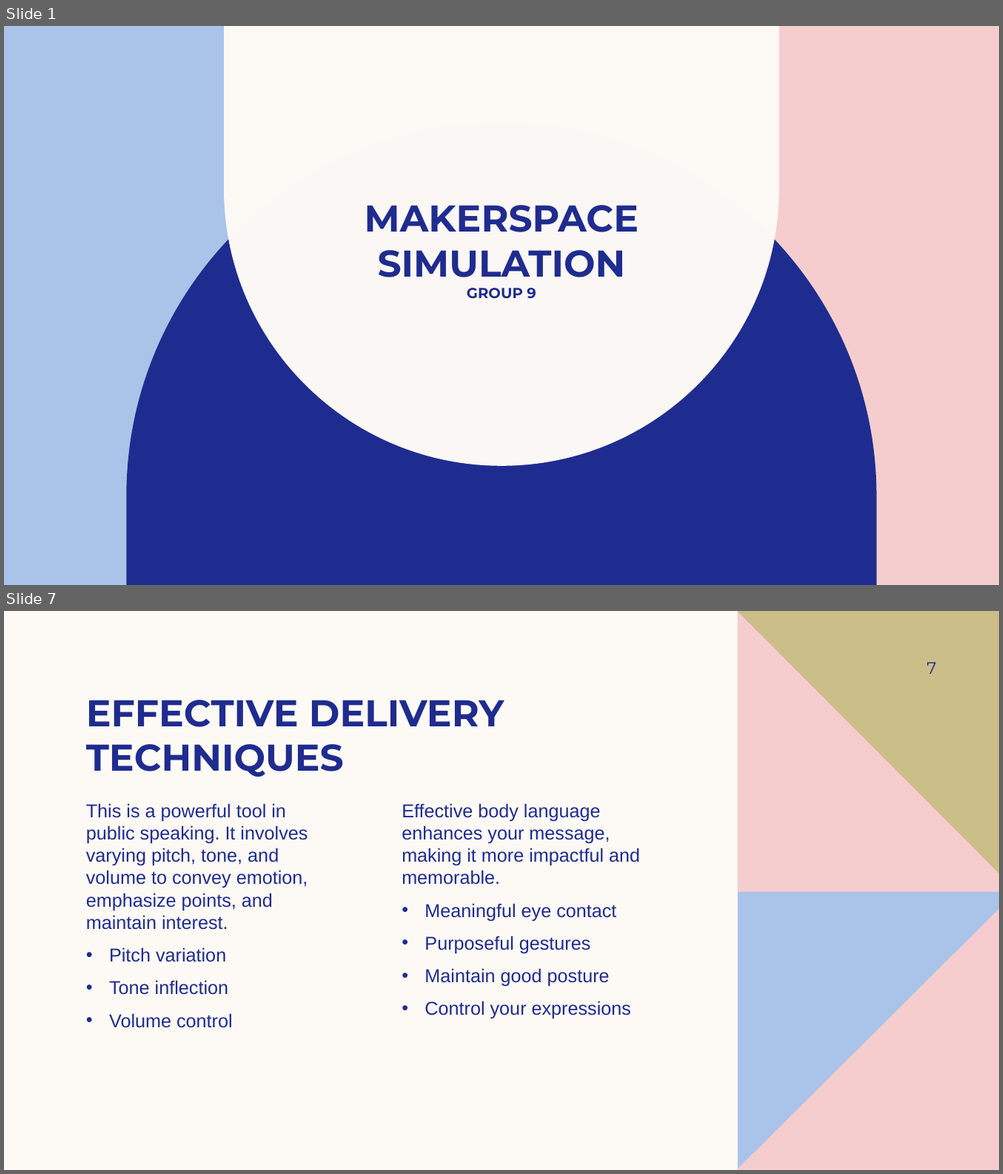
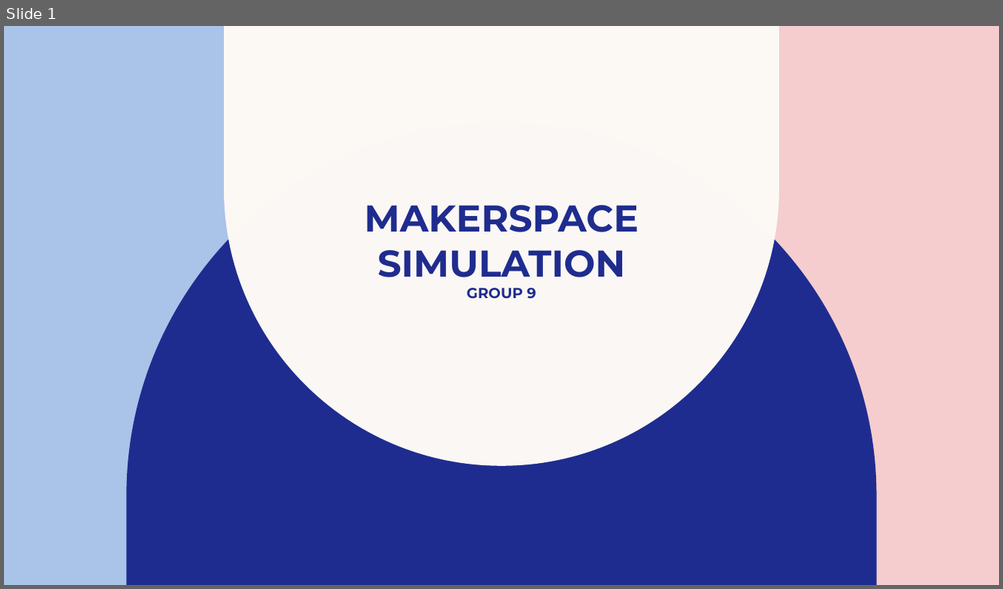
Before and after one commit to DanellSerik/Simulations_Project, a slide deck: Makerspace_Simulation.pptx. Shown one above the other, each under a label of ours: slides 1 and 7 before the commit, slide 1 after it; the slides between them are not shown. The pictures are 1003x1174 and 1003x589 pixels, drawn with LibreOffice and Linux fonts; fonts in the diff are those of the drawing. Boxes give left, top, right and bottom in pixels: in the first picture for what was removed or moved away, otherwise in the second. Text is boxed around its words. In the diff, an @@ line names an element or a change of style, - is before the commit and + after.

```diff
--- a/Makerspace_Simulation.pptx
+++ b/Makerspace_Simulation.pptx
@@ slide 7 removed at (4, 611, 999, 1170), background #FDFAF6 @@
@@ freeform shape removed at (737, 611, 999, 891) @@
@@ freeform shape removed at (737, 612, 999, 892) @@
@@ page number removed at (926, 662, 936, 674) @@
-7
@@ title removed at (86, 700, 504, 777) @@
-EFFECTIVE DELIVERY TECHNIQUES
@@ text removed at (86, 803, 308, 1028) @@
-This is a powerful tool in public speaking. It involves varying pitch, tone, and volume to convey emotion, emphasize points, and maintain interest.
-  • Pitch variation
-  • Tone inflection
-  • Volume control
@@ text removed at (401, 803, 640, 1019) @@
-Effective body language enhances your message, making it more impactful and memorable.
-  • Meaningful eye contact
-  • Purposeful gestures
-  • Maintain good posture
-  • Control your expressions
@@ freeform shape removed at (737, 891, 999, 1170) @@
@@ freeform shape removed at (737, 909, 999, 1170) @@
```
Also in this commit, not shown: 3 slides added, 11 other slides removed.
